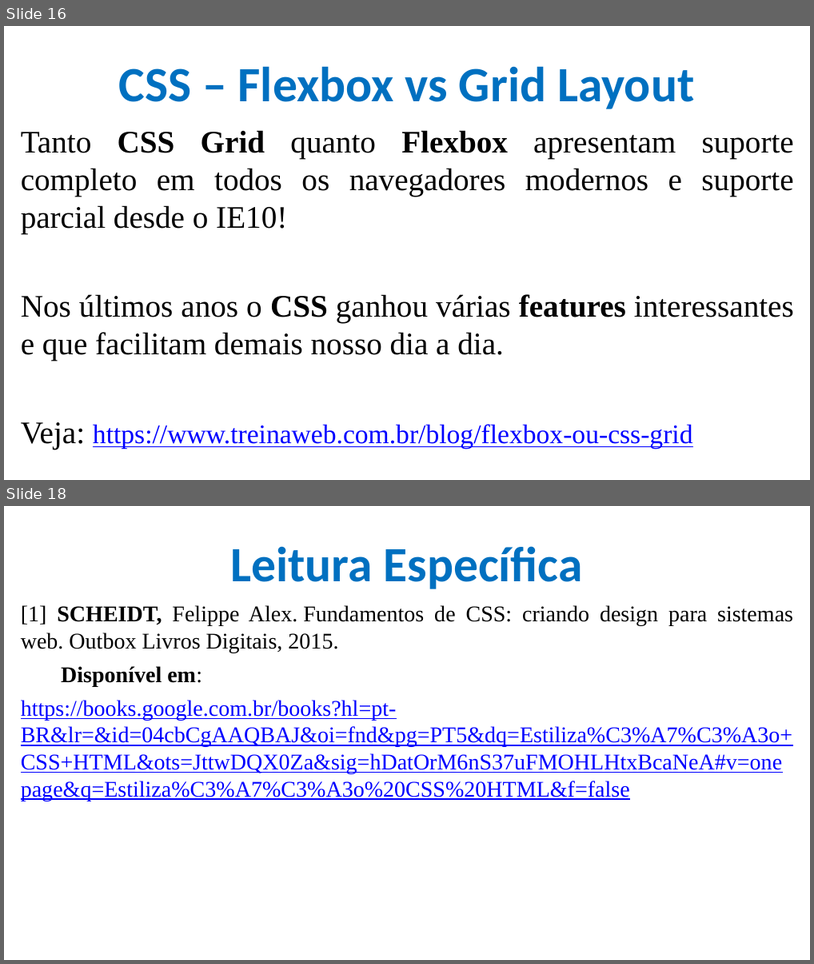
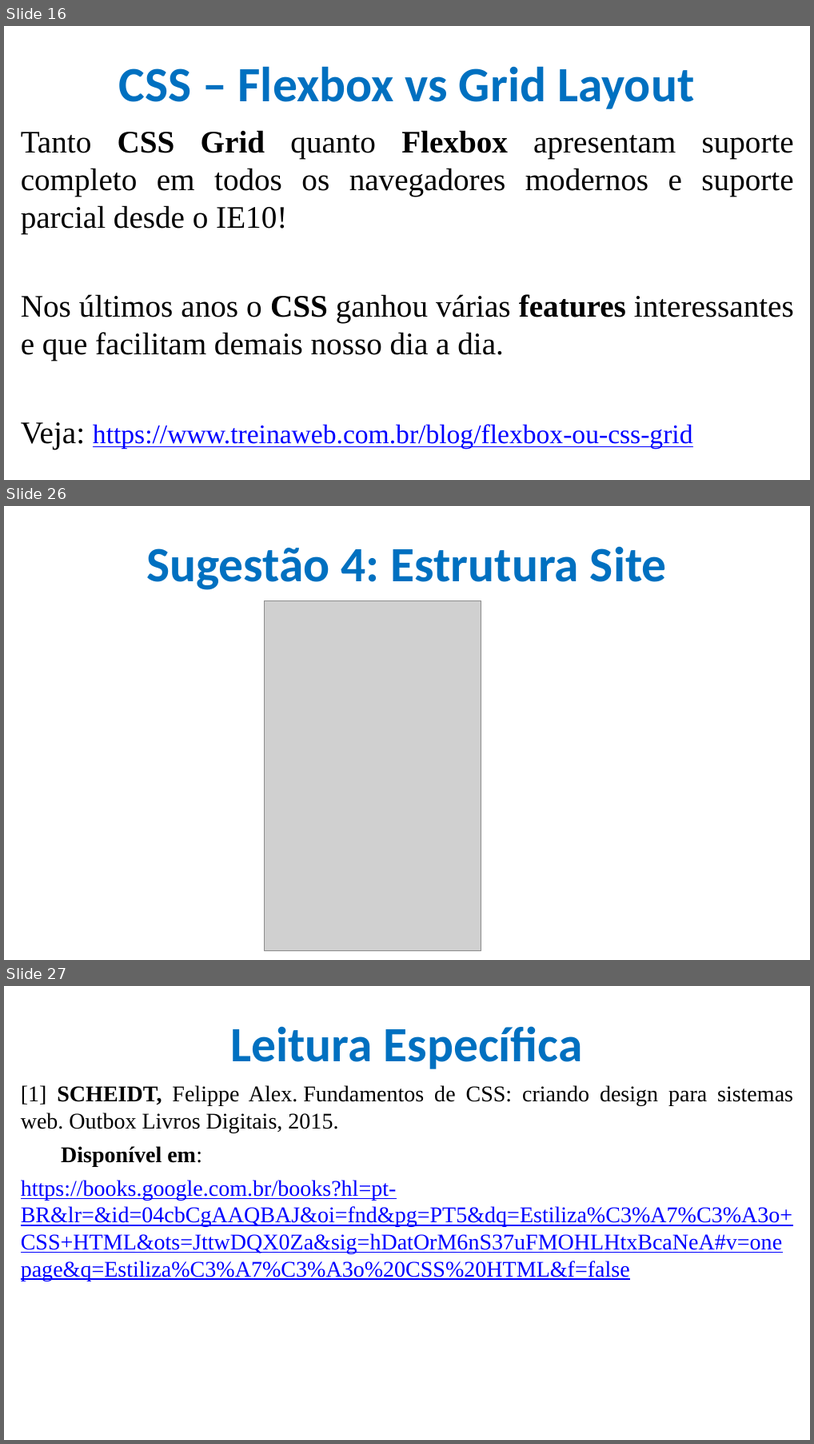
Before and after one commit to CloudEducationBrazil/WydenDesenvolvimentoWebPHP, a slide deck: 01 Classes/Aula 07 Desenvolvimento Web - CSS.pptx. Shown one above the other, each under a label of ours: slides 16 and 18 before the commit, slides 16, 26 and 27 after it; the slides between them are not shown. The pictures are 814x964 and 814x1444 pixels, drawn with LibreOffice and Linux fonts; fonts in the diff are those of the drawing; grey boxes stand for pictures; background and template pictures are left out. Boxes give left, top, right and bottom in pixels: in the first picture for what was removed or moved away, otherwise in the second. Text is boxed around its words. In the diff, an @@ line names an element or a change of style, - is before the commit and + after.

```diff
--- a/01 Classes/Aula 07 Desenvolvimento Web - CSS.pptx
+++ b/01 Classes/Aula 07 Desenvolvimento Web - CSS.pptx
@@ slide 26 added at box(4, 506, 810, 960), background picture (left out) @@
@@ title added at box(146, 546, 667, 590), 44 pt, text #0070C0, bold @@
+Sugestão 4: Estrutura Site
@@ picture added at box(265, 600, 482, 950) @@
@@ what was slide 18 is now slide 27 @@
```
Also in this commit, not shown: 8 other slides added.
